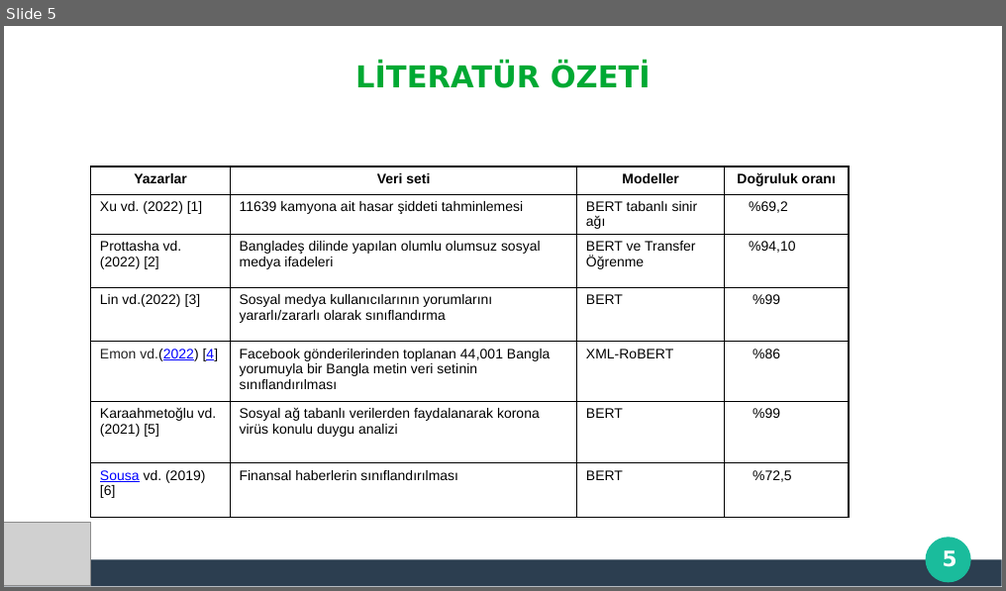
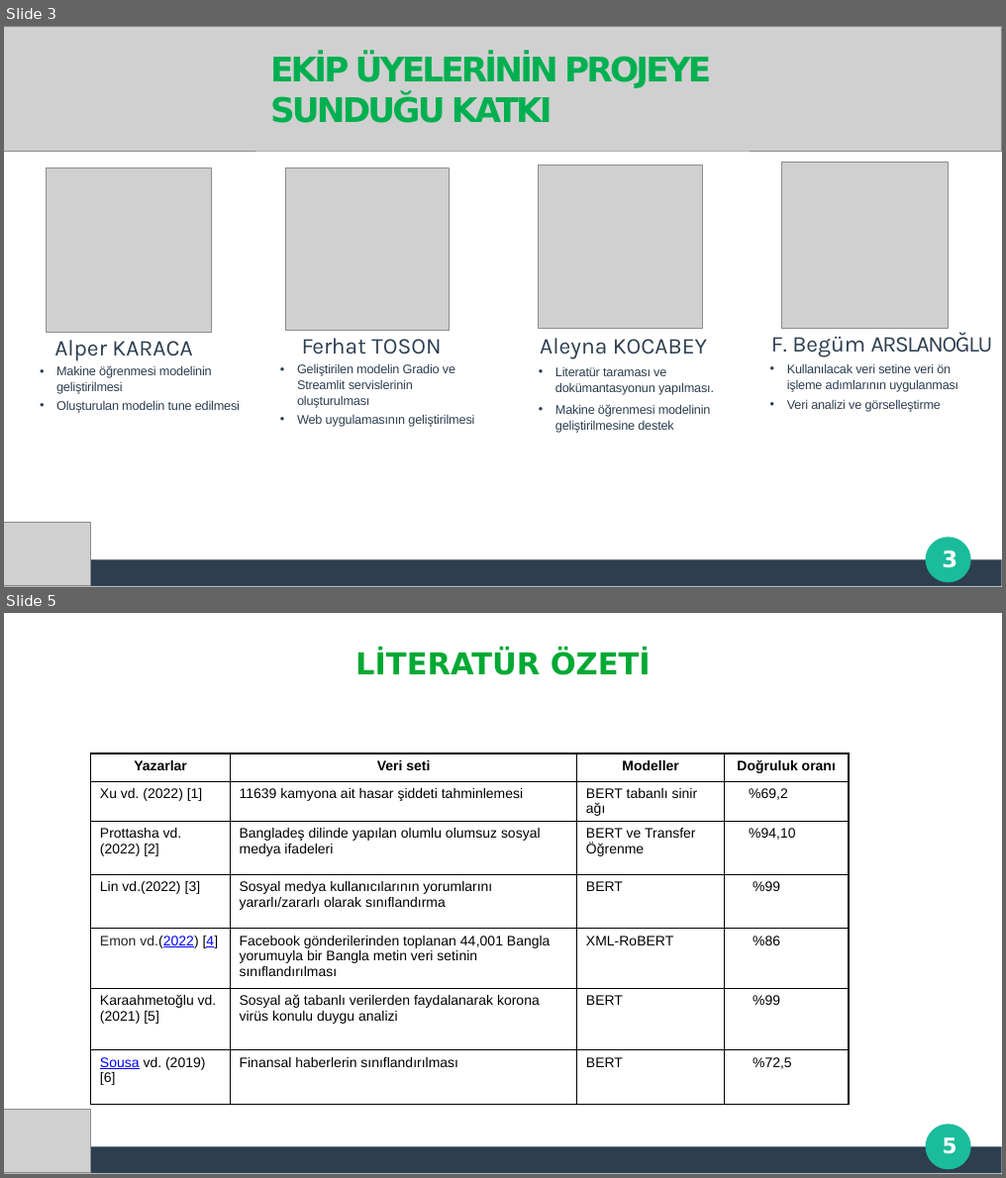
Before and after one commit to thealper2/gat0r-nlp, a slide deck: GATOR_Sunum.pptx. Shown one above the other, each under a label of ours: slide 5 before the commit, slides 3 and 5 after it; the slides between them are not shown. The pictures are 1006x591 and 1006x1178 pixels, drawn with LibreOffice and Linux fonts; fonts in the diff are those of the drawing; grey boxes stand for pictures; background and template pictures are left out. Boxes give left, top, right and bottom in pixels: in the first picture for what was removed or moved away, otherwise in the second. Text is boxed around its words. In the diff, an @@ line names an element or a change of style, - is before the commit and + after.

```diff
--- a/GATOR_Sunum.pptx
+++ b/GATOR_Sunum.pptx
@@ slide 3 added at (x1=4, y1=26, x2=1002, y2=587), background #FFFFFF @@
@@ picture added at (x1=4, y1=26, x2=1001, y2=151) @@
@@ title added at (x1=270, y1=56, x2=711, y2=123), 27 pt, text #00B050, bold @@
+EKİP ÜYELERİNİN PROJEYE SUNDUĞU KATKI
@@ picture added at (x1=46, y1=168, x2=211, y2=333) @@
@@ picture added at (x1=286, y1=168, x2=450, y2=330) @@
@@ picture added at (x1=538, y1=165, x2=703, y2=328) @@
@@ picture added at (x1=781, y1=163, x2=947, y2=329) @@
@@ text added at (x1=54, y1=340, x2=240, y2=413), 10 pt, text #2C3E50 @@
+Alper KARACA
+• Makine öğrenmesi modelinin geliştirilmesi
+• Oluşturulan modelin tune edilmesi
@@ text added at (x1=297, y1=338, x2=474, y2=427), 10 pt, text #2C3E50 @@
+Ferhat TOSON
+• Geliştirilen modelin Gradio ve Streamlit servislerinin oluşturulması
+• Web uygulamasının geliştirilmesi
@@ text added at (x1=540, y1=338, x2=714, y2=433), 10 pt, text #2C3E50 @@
+Aleyna KOCABEY
+• Literatür taraması ve dokümantasyonun yapılması.
+• Makine öğrenmesi modelinin geliştirilmesine destek
@@ text added at (x1=771, y1=332, x2=993, y2=412), 10 pt, text #2C3E50 @@
+F. Begüm ARSLANOĞLU
+• Kullanılacak veri setine veri ön işleme adımlarının uygulanması
+• Veri analizi ve görselleştirme
@@ picture added at (x1=4, y1=523, x2=91, y2=586) @@
@@ freeform shape added at (x1=926, y1=538, x2=970, y2=582), fill #1ABC9C @@
@@ freeform shape added at (x1=926, y1=538, x2=970, y2=582), outline #1ABC9C 0.85 pt @@
@@ page number added at (x1=942, y1=551, x2=957, y2=569), 18 pt, text #FFFFFF, bold @@
+3
@@ freeform shape added at (x1=4, y1=561, x2=1001, y2=587), fill #2C3E50 @@
```
Also in this commit, not shown: 3 slides changed, 8 other slides added, 10 slides removed.
